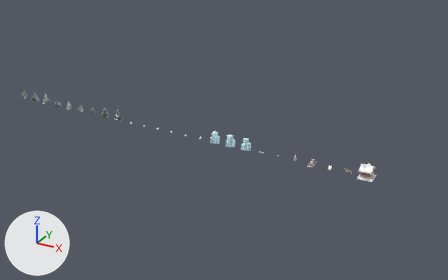
The glTF model assets/obstacles.glb: old version first, new version second.
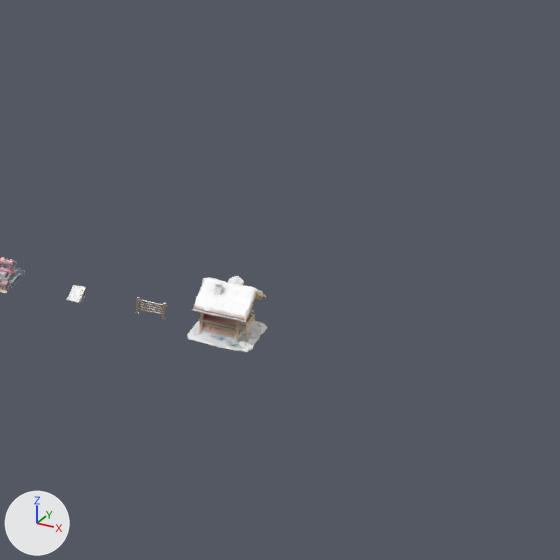
Old and new are each drawn whole from a 50 mm camera at (250.8, -229.2, 117.1) aimed at (122.0, 5.0, 0.0) and again close up on the part from 69% to 100% of the width and 34% to 83% of the height. The lights are fixed; the arrows at lower left show +X, +Y and +Z. The last two pictures show the newer version.

Objects in the first close-up: 'hut' and 3 more.
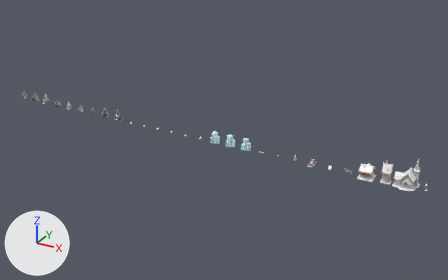
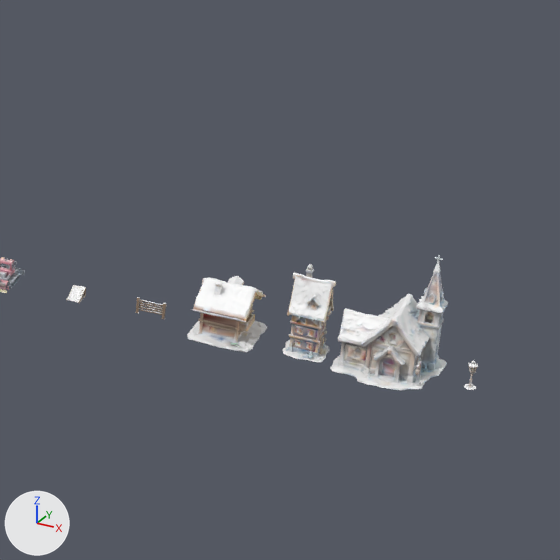
Boxes [x1, y1, x2, y2] around the edits, measured in the close-ups (560 x 560 px):
'church', added: after [330, 255, 448, 390]
'chalet', added: after [283, 264, 336, 362]
'lantern', added: after [463, 360, 478, 390]

Diff of the bpy script that builds the scene:
```diff
--- a/assets/obstacles.glb.py
+++ b/assets/obstacles.glb.py
@@ mat_defaultmaterial_027 @@
+mat_defaultmaterial_027 = bpy.data.materials.new('DefaultMaterial.027')
+mat_defaultmaterial_027.use_nodes = True; mat_defaultmaterial_027.node_tree.nodes.clear()
+_N = mat_defaultmaterial_027.node_tree.nodes; _L = mat_defaultmaterial_027.node_tree.links
+n0 = _N.new('ShaderNodeOutputMaterial'); n0.name = 'Material Output'
+n1 = _N.new('ShaderNodeBsdfPrincipled'); n1.name = 'Principled BSDF'
+n2 = _N.new('ShaderNodeVertexColor'); n2.name = 'Color Attribute'
+_L.new(n1.outputs[0], n0.inputs[0])  # 'BSDF' to 'Surface'
+_L.new(n2.outputs[0], n1.inputs[0])  # 'Color' to 'Base Color'
@@ mat_defaultmaterial_026 @@
+mat_defaultmaterial_026 = bpy.data.materials.new('DefaultMaterial.026')
+mat_defaultmaterial_026.use_nodes = True; mat_defaultmaterial_026.node_tree.nodes.clear()
+_N = mat_defaultmaterial_026.node_tree.nodes; _L = mat_defaultmaterial_026.node_tree.links
+n0 = _N.new('ShaderNodeOutputMaterial'); n0.name = 'Material Output'
+n1 = _N.new('ShaderNodeBsdfPrincipled'); n1.name = 'Principled BSDF'
+n2 = _N.new('ShaderNodeVertexColor'); n2.name = 'Color Attribute'
+_L.new(n1.outputs[0], n0.inputs[0])  # 'BSDF' to 'Surface'
+_L.new(n2.outputs[0], n1.inputs[0])  # 'Color' to 'Base Color'
@@ mat_defaultmaterial_025 @@
+mat_defaultmaterial_025 = bpy.data.materials.new('DefaultMaterial.025')
+mat_defaultmaterial_025.use_nodes = True; mat_defaultmaterial_025.node_tree.nodes.clear()
+_N = mat_defaultmaterial_025.node_tree.nodes; _L = mat_defaultmaterial_025.node_tree.links
+n0 = _N.new('ShaderNodeOutputMaterial'); n0.name = 'Material Output'
+n1 = _N.new('ShaderNodeBsdfPrincipled'); n1.name = 'Principled BSDF'
+n2 = _N.new('ShaderNodeVertexColor'); n2.name = 'Color Attribute'
+_L.new(n1.outputs[0], n0.inputs[0])  # 'BSDF' to 'Surface'
+_L.new(n2.outputs[0], n1.inputs[0])  # 'Color' to 'Base Color'
@@ me_lantern @@
+me_lantern.from_pydata(...)  # 796 vertices, 1798 faces; spans x -0.58..0.58, y -0.64..0.64, z 0.0..3.0
+me_lantern.materials.append(mat_defaultmaterial_027)
@@ me_church @@
+me_church.from_pydata(...)  # 2370 vertices, 4796 faces; spans x -4.96..4.96, y -4.35..4.35, z 0.0..12.0
+me_church.materials.append(mat_defaultmaterial_026)
@@ me_chalet @@
+me_chalet.from_pydata(...)  # 1964 vertices, 3999 faces; spans x -2.22..2.22, y -2.24..2.24, z 0.0..9.0
+me_chalet.materials.append(mat_defaultmaterial_025)
@@ ob_lantern @@
+ob_lantern = bpy.data.objects.new('lantern', me_lantern)
+ob_lantern.location = (216.0, 0.0, 0.0)
@@ ob_church @@
+ob_church = bpy.data.objects.new('church', me_church)
+ob_church.location = (208.0, 0.0, 0.0)
@@ ob_chalet @@
+ob_chalet = bpy.data.objects.new('chalet', me_chalet)
+ob_chalet.location = (200.0, 0.0, 0.0)
```
